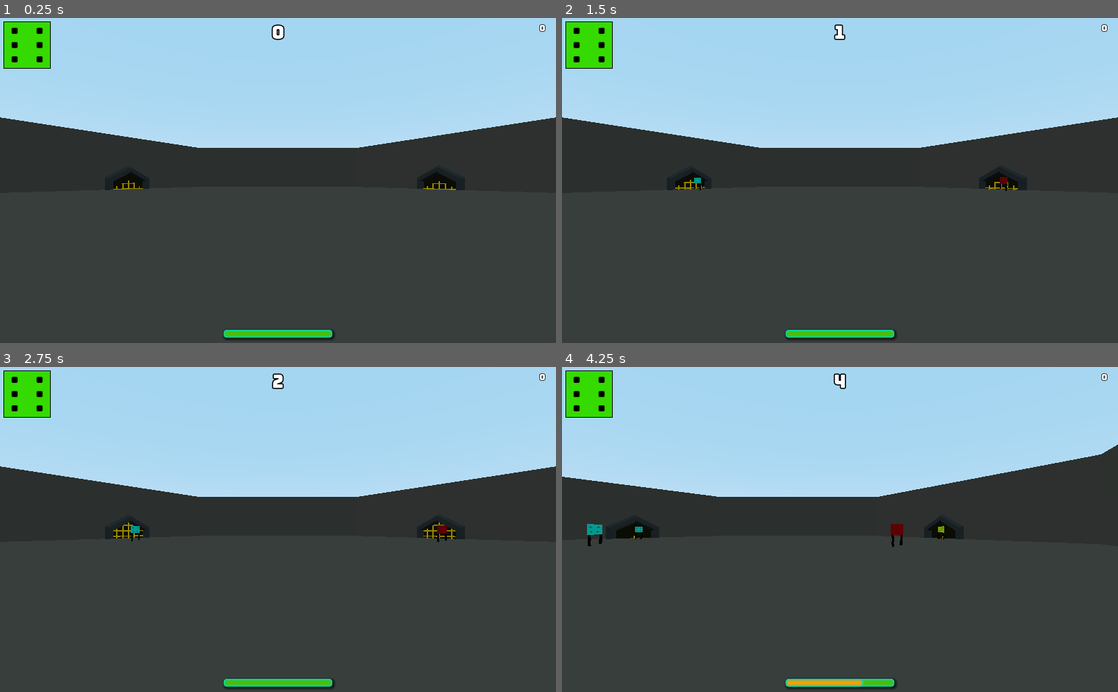
Above: before the commit, frames 1-4 (two rows, left to right).
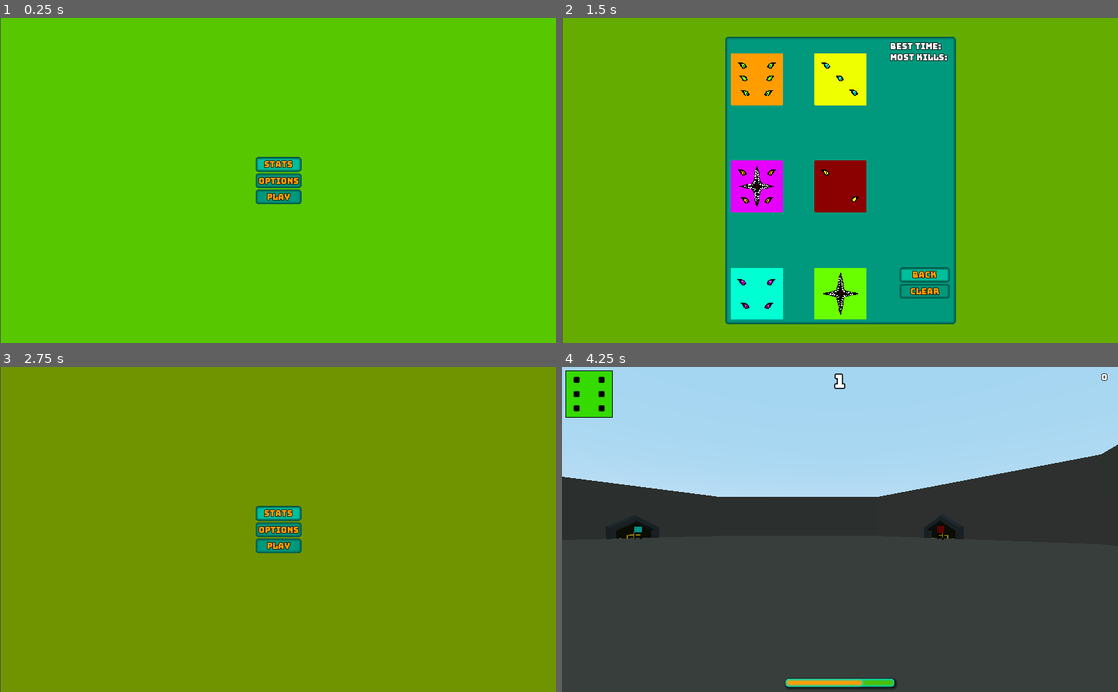
Above: after the commit, the same moments.

Repository: the-alex-g/PolyhedralArena
Game: Godot game, scene res://Menu/MainMenu.tscn
Same seed, same stepped clock (60 frames per second), same inputs: the game is played once before the commit and once after it. Before the commit the project starts from res://Main/Main.tscn.
Inputs (mouse positions are in pixels of both pictures, inside the frame that each line leads up to):
- Up to frame 1 (0.25 s): no input
- Up to frame 2 (1.5 s): click (840, 164) at 0.5 s, where only the run after the commit has a clickable "Stats"; click (840, 180) at 1.25 s, where only the run after the commit has a clickable "Options"
- Up to frame 3 (2.75 s): click (361, 623) at 2 s, where only the run after the commit has a clickable "Back"
- Up to frame 4 (4.25 s): click (840, 545) at 2.75 s, where only the run after the commit has a clickable "Play"; tap Enter at 3.5 s; hold D (right) from 3.53 s (still down); hold Space (throw) from 3.53 s (still down)

The runs differ from the first frame. In frame 1, 100% of the frame differs, in the area x 0-100%, y 0-100%; in frame 2, 100%; in frame 3, 100%; in frame 4, 0.4%.

Commit message:
polish up menu screen

Diff:
--- a/project/Effects/VariableAudio.tscn
+++ b/project/Effects/VariableAudio.tscn
@@ -3,4 +3,5 @@
 [ext_resource path="res://Effects/VariableAudio.gd" type="Script" id=1]
 
 [node name="VariableAudio" type="AudioStreamPlayer3D"]
+bus = "SFX"
 script = ExtResource( 1 )
--- a/project/Main/HUD.gd
+++ b/project/Main/HUD.gd
@@ -16,7 +16,6 @@
 	# make sure the health die has six facing the camera
 	_health_animator.play("RESET")
 	_game_over_display.visible = false
-
 
 
 func _set_time(value:int)->void:
@@ -46,6 +45,7 @@
 	$GameOverDisplay/VBoxContainer/Kills.text = "Kills: " + str(kills)
 	$GameOverDisplay/VBoxContainer/BestTime.text = "Best Time: " + str(best_time)
 	$GameOverDisplay/VBoxContainer/MostKills.text = "Most Kills: " + str(most_kills)
+	$GameOverDisplay/VBoxContainer/PlayAgain.grab_focus()
 
 
 func _on_PlayAgain_pressed()->void:
--- a/project/Main/Main.tscn
+++ b/project/Main/Main.tscn
@@ -74,6 +74,7 @@
 stream = ExtResource( 7 )
 volume_db = -6.0
 autoplay = true
+bus = "Music"
 
 [connection signal="update_health" from="PlayerDie" to="." method="_on_PlayerDie_update_health"]
 [connection signal="update_power" from="PlayerDie" to="." method="_on_PlayerDie_update_power"]
--- a/project/Menu/MainMenu.gd
+++ b/project/Menu/MainMenu.gd
@@ -11,16 +11,26 @@
 ]
 
 onready var _stat_menu = $StatMenu as Panel
+onready var _options_menu = $OptionsMenu as Panel
+onready var _stat_button = $VBoxContainer/StatButton as Button
 
 var _config = ConfigFile.new()
+var _music := AudioServer.get_bus_index("Music")
+var _sfx := AudioServer.get_bus_index("SFX")
 
 func _ready()->void:
+	Input.set_mouse_mode(Input.MOUSE_MODE_HIDDEN)
+	_stat_button.grab_focus()
 	_stat_menu.visible = false
+	_options_menu.visible = false
 	var err = _config.load(CONFIGPATH)
 	if err != OK:
 		print("could not load config")
 		return
 	_update_stats()
+	$OptionsMenu/VBoxContainer2/Music.pressed = !AudioServer.is_bus_mute(_music)
+	$OptionsMenu/VBoxContainer2/SFX.pressed = !AudioServer.is_bus_mute(_sfx)
+	$OptionsMenu/VBoxContainer2/Fullscreen.pressed = OS.window_fullscreen
 
 
 func _update_stats()->void:
@@ -33,10 +43,13 @@
 
 func _on_StatButton_pressed()->void:
 	_stat_menu.visible = true
+	$StatMenu/VBoxContainer7/BackButton.grab_focus()
 
 
 func _on_BackButton_pressed()->void:
 	_stat_menu.visible = false
+	_options_menu.visible = false
+	_stat_button.grab_focus()
 
 
 func _on_ClearButton_pressed()->void:
@@ -51,3 +64,20 @@
 func _on_PlayButton_pressed()->void:
 	# warning-ignore:return_value_discarded
 	get_tree().change_scene("res://Main/Main.tscn")
+
+
+func _on_Options_pressed()->void:
+	_options_menu.visible = true
+	$OptionsMenu/VBoxContainer2/Music.grab_focus()
+
+
+func _on_Music_toggled(button_pressed:bool)->void:
+	AudioServer.set_bus_mute(_music, !button_pressed)
+
+
+func _on_SFX_toggled(button_pressed:bool)->void:
+	AudioServer.set_bus_mute(_sfx, !button_pressed)
+
+
+func _on_Fullscreen_toggled(button_pressed:bool)->void:
+	OS.window_fullscreen = button_pressed
--- a/project/Menu/MainMenu.tscn
+++ b/project/Menu/MainMenu.tscn
@@ -1,38 +1,65 @@
-[gd_scene load_steps=10 format=2]
+[gd_scene load_steps=12 format=2]
 
 [ext_resource path="res://Menu/MainMenu.gd" type="Script" id=1]
-[ext_resource path="res://Faces.png" type="Texture" id=2]
 [ext_resource path="res://Styles/theme.tres" type="Theme" id=3]
+[ext_resource path="res://ColoredFaces.png" type="Texture" id=4]
 
 [sub_resource type="AtlasTexture" id=1]
-flags = 7
-atlas = ExtResource( 2 )
+atlas = ExtResource( 4 )
 region = Rect2( 0, 0, 96, 96 )
 
 [sub_resource type="AtlasTexture" id=2]
-flags = 7
-atlas = ExtResource( 2 )
+atlas = ExtResource( 4 )
 region = Rect2( 96, 0, 96, 96 )
 
 [sub_resource type="AtlasTexture" id=3]
-flags = 7
-atlas = ExtResource( 2 )
+atlas = ExtResource( 4 )
 region = Rect2( 96, 96, 96, 96 )
 
 [sub_resource type="AtlasTexture" id=4]
-flags = 7
-atlas = ExtResource( 2 )
-region = Rect2( 192, 96, 96, 96 )
+atlas = ExtResource( 4 )
+region = Rect2( 0, 192, 96, 96 )
 
 [sub_resource type="AtlasTexture" id=5]
-flags = 7
-atlas = ExtResource( 2 )
+atlas = ExtResource( 4 )
 region = Rect2( 0, 96, 96, 96 )
 
 [sub_resource type="AtlasTexture" id=6]
-flags = 7
-atlas = ExtResource( 2 )
-region = Rect2( 0, 192, 96, 96 )
+atlas = ExtResource( 4 )
+region = Rect2( 96, 192, 96, 96 )
+
+[sub_resource type="Animation" id=7]
+resource_name = "Fade"
+length = 60.0
+loop = true
+step = 5.0
+tracks/0/type = "value"
+tracks/0/path = NodePath("ColorRect:color")
+tracks/0/interp = 1
+tracks/0/loop_wrap = true
+tracks/0/imported = false
+tracks/0/enabled = true
+tracks/0/keys = {
+"times": PoolRealArray( 0, 10, 20, 30, 40, 50 ),
+"transitions": PoolRealArray( 1, 1, 1, 1, 1, 1 ),
+"update": 0,
+"values": [ Color( 0.333333, 0.8, 0, 1 ), Color( 0.721569, 0, 0, 1 ), Color( 0.746667, 0.8, 0, 1 ), Color( 0, 0.8, 0.653333, 1 ), Color( 0.72, 0, 0.8, 1 ), Color( 0.8, 0.493333, 0, 1 ) ]
+}
+
+[sub_resource type="Animation" id=8]
+length = 0.001
+tracks/0/type = "value"
+tracks/0/path = NodePath("ColorRect:color")
+tracks/0/interp = 1
+tracks/0/loop_wrap = true
+tracks/0/imported = false
+tracks/0/enabled = true
+tracks/0/keys = {
+"times": PoolRealArray( 0 ),
+"transitions": PoolRealArray( 1 ),
+"update": 0,
+"values": [ Color( 0.411765, 1, 0, 1 ) ]
+}
 
 [node name="MainMenu" type="Control"]
 anchor_right = 1.0
@@ -42,6 +69,11 @@
 theme = ExtResource( 3 )
 script = ExtResource( 1 )
 
+[node name="ColorRect" type="ColorRect" parent="."]
+anchor_right = 1.0
+anchor_bottom = 1.0
+color = Color( 0.411765, 1, 0, 1 )
+
 [node name="VBoxContainer" type="VBoxContainer" parent="."]
 anchor_left = 0.5
 anchor_top = 0.5
@@ -51,21 +83,29 @@
 margin_top = -20.0
 margin_right = 20.0
 margin_bottom = 20.0
+grow_horizontal = 2
 grow_vertical = 2
 
 [node name="StatButton" type="Button" parent="VBoxContainer"]
-margin_right = 64.0
+margin_right = 88.0
 margin_bottom = 27.0
 grow_horizontal = 2
 text = "Stats"
 
+[node name="Options" type="Button" parent="VBoxContainer"]
+margin_top = 31.0
+margin_right = 88.0
+margin_bottom = 58.0
+text = "Options"
+
 [node name="PlayButton" type="Button" parent="VBoxContainer"]
-margin_top = 31.0
-margin_right = 64.0
-margin_bottom = 58.0
+margin_top = 62.0
+margin_right = 88.0
+margin_bottom = 89.0
 text = "Play"
 
 [node name="StatMenu" type="Panel" parent="."]
+visible = false
 anchor_right = 1.0
 anchor_bottom = 1.0
 margin_left = 300.0
@@ -232,7 +272,64 @@
 margin_bottom = 58.0
 text = "Clear"
 
+[node name="OptionsMenu" type="Panel" parent="."]
+anchor_left = 0.5
+anchor_top = 0.5
+anchor_right = 0.5
+anchor_bottom = 0.5
+margin_left = -161.5
+margin_top = -99.0
+margin_right = 161.5
+margin_bottom = 99.0
+
+[node name="VBoxContainer2" type="VBoxContainer" parent="OptionsMenu"]
+anchor_left = 0.5
+anchor_top = 0.5
+anchor_right = 0.5
+anchor_bottom = 0.5
+margin_left = -20.0
+margin_top = -20.0
+margin_right = 20.0
+margin_bottom = 20.0
+grow_horizontal = 2
+grow_vertical = 2
+
+[node name="Music" type="CheckButton" parent="OptionsMenu/VBoxContainer2"]
+margin_right = 211.0
+margin_bottom = 42.0
+pressed = true
+text = "Music"
+
+[node name="SFX" type="CheckButton" parent="OptionsMenu/VBoxContainer2"]
+margin_top = 46.0
+margin_right = 211.0
+margin_bottom = 88.0
+pressed = true
+text = "Sound Effects"
+
+[node name="Fullscreen" type="CheckButton" parent="OptionsMenu/VBoxContainer2"]
+margin_top = 92.0
+margin_right = 211.0
+margin_bottom = 134.0
+text = "Fullscreen"
+
+[node name="Back" type="Button" parent="OptionsMenu/VBoxContainer2"]
+margin_top = 138.0
+margin_right = 211.0
+margin_bottom = 165.0
+text = "Back"
+
+[node name="AnimationPlayer" type="AnimationPlayer" parent="."]
+autoplay = "Fade"
+anims/Fade = SubResource( 7 )
+anims/RESET = SubResource( 8 )
+
 [connection signal="pressed" from="VBoxContainer/StatButton" to="." method="_on_StatButton_pressed"]
+[connection signal="pressed" from="VBoxContainer/Options" to="." method="_on_Options_pressed"]
 [connection signal="pressed" from="VBoxContainer/PlayButton" to="." method="_on_PlayButton_pressed"]
 [connection signal="pressed" from="StatMenu/VBoxContainer7/BackButton" to="." method="_on_BackButton_pressed"]
 [connection signal="pressed" from="StatMenu/VBoxContainer7/ClearButton" to="." method="_on_ClearButton_pressed"]
+[connection signal="toggled" from="OptionsMenu/VBoxContainer2/Music" to="." method="_on_Music_toggled"]
+[connection signal="toggled" from="OptionsMenu/VBoxContainer2/SFX" to="." method="_on_SFX_toggled"]
+[connection signal="toggled" from="OptionsMenu/VBoxContainer2/Fullscreen" to="." method="_on_Fullscreen_toggled"]
+[connection signal="pressed" from="OptionsMenu/VBoxContainer2/Back" to="." method="_on_BackButton_pressed"]
--- /dev/null
+++ b/project/SFX/Bus.tres
@@ -0,0 +1,15 @@
+[gd_resource type="AudioBusLayout" format=2]
+
+[resource]
+bus/1/name = "Music"
+bus/1/solo = false
+bus/1/mute = false
+bus/1/bypass_fx = false
+bus/1/volume_db = 0.0
+bus/1/send = "Master"
+bus/2/name = "SFX"
+bus/2/solo = false
+bus/2/mute = false
+bus/2/bypass_fx = false
+bus/2/volume_db = 0.0
+bus/2/send = "Master"
--- a/project/Styles/theme.tres
+++ b/project/Styles/theme.tres
@@ -6,12 +6,26 @@
 [ext_resource path="res://Styles/dark.tres" type="StyleBox" id=4]
 [ext_resource path="res://Styles/fill.tres" type="StyleBox" id=5]
 
+[sub_resource type="StyleBoxFlat" id=1]
+bg_color = Color( 0, 0.75, 0.6125, 1 )
+border_width_left = 5
+border_width_top = 5
+border_width_right = 5
+border_width_bottom = 5
+border_color = Color( 0, 0.29, 0.236833, 1 )
+border_blend = true
+corner_radius_top_left = 5
+corner_radius_top_right = 5
+corner_radius_bottom_right = 5
+corner_radius_bottom_left = 5
+
 [resource]
 default_font = ExtResource( 1 )
 Button/colors/font_color = Color( 1, 0.615686, 0, 1 )
 Button/colors/font_color_focus = Color( 1, 0.615686, 0, 1 )
 Button/colors/font_color_hover = Color( 0, 1, 0.823529, 1 )
 Button/colors/font_color_pressed = Color( 0.898039, 0, 1, 1 )
+Button/styles/focus = SubResource( 1 )
 Button/styles/hover = ExtResource( 2 )
 Button/styles/normal = ExtResource( 3 )
 Button/styles/pressed = ExtResource( 4 )
--- a/project/project.godot
+++ b/project/project.godot
@@ -27,8 +27,12 @@
 [application]
 
 config/name="Polyhedron Arena"
-run/main_scene="res://Main/Main.tscn"
+run/main_scene="res://Menu/MainMenu.tscn"
 config/icon="res://icon.png"
+
+[audio]
+
+default_bus_layout="res://SFX/Bus.tres"
 
 [display]
 
Binary file added: project/ColoredFaces.png
Not shown, added: project/ColoredFaces.png.import
Not shown: 1 places in project/Styles/theme.tres that only renumber resources
Not shown, added: piskel_files/ColoredFaces.piskel
